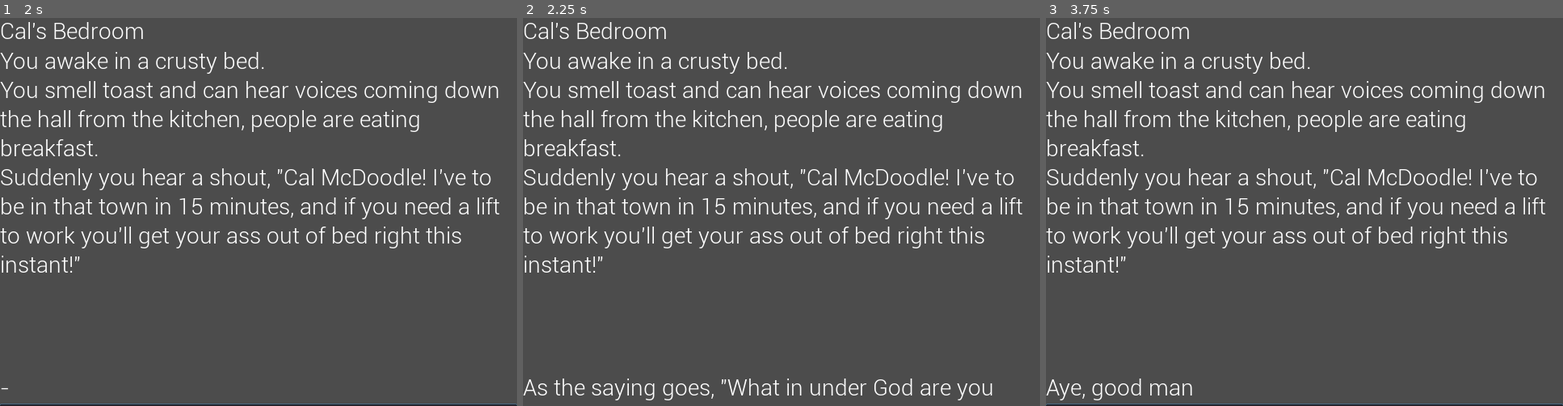
Above: before the commit, frames 1-3 (left to right).
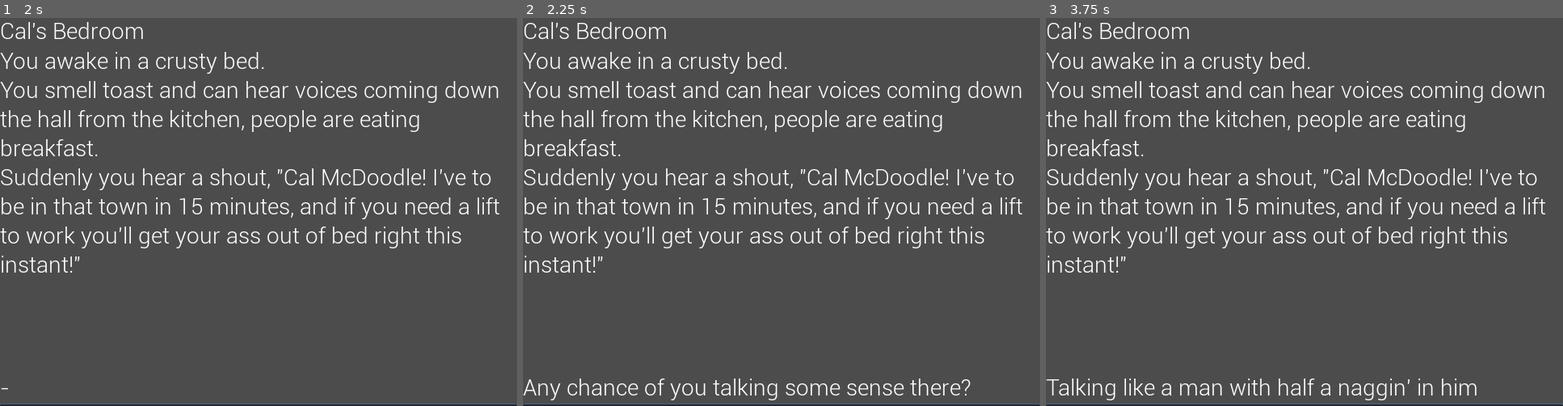
Above: after the commit, the same moments.

Repository: yipidee/calmcdoodle
Game: Godot game, scene res://UI.tscn
Same seed, same stepped clock (60 frames per second), same inputs: the game is played once before the commit and once after it.
Inputs:
- Up to frame 1 (2 s): tap Enter at 0.5 s; tap Space at 1.25 s
- Up to frame 2 (2.25 s): tap Enter at 2 s
- Up to frame 3 (3.75 s): tap Space at 2.75 s; tap Enter at 3.5 s

Frame 1 is identical in both runs. In frame 2, 2.1% of the frame differs, in the area x 0-100%, y 92-100%; in frame 3, 1.1%.

Commit message:
added MapMapper and Hall scene

Diff:
--- a/Interpreter.gd
+++ b/Interpreter.gd
@@ -7,7 +7,6 @@
 
 func parse_expression(text):
 	var input
-	var result
 	input = text.to_lower()
 	input = strip_punctuation(input)
 	return input
--- /dev/null
+++ b/MapMapper.gd
@@ -0,0 +1,12 @@
+extends Node
+
+const map = {
+			"0" : {"out_of_bed" : 3}
+			}
+
+func get_next_node(next_node_id, inventory):
+	if map.has(str(next_node_id)):
+		var key = map[str(next_node_id)].keys()[0]
+		if inventory.has(key):
+			return map[str(next_node_id)][key]
+	return next_node_id
--- a/Scene.gd
+++ /dev/null
@@ -1,65 +0,0 @@
-extends Node
-
-signal moved
-
-var interpreter = load("res://Interpreter.gd").new()
-
-var location
-var description
-var responses = {}
-var defaults = []
-var instructions = {}
-var prerequisites = {}
-var failed_prereq_responses = {}
-var state_changes = {}
-var movement = {}
-
-# The ready function loads required data from external source files
-func load_scene(id):
-	var filename = "res://scenes/scene" + str(id) + ".json"
-	var file = File.new()
-	file.open(filename, File.READ)
-	var text = file.get_as_text()
-	var data = parse_json(text)
-	location = data["location"]
-	description = data["description"]
-	responses = data["responses"]
-	instructions = data["instructions"]
-	prerequisites = data["prerequisites"]
-	failed_prereq_responses = data["failed_prereq_responses"]
-	state_changes = data["state_changes"]
-	movement = data["movement"]
-	defaults = data["defaults"]
-	file.close()
-
-# Step through game logic, return text for GUI
-func perform_interaction(input, inventory):
-	var parsed_input = interpreter.parse_expression(input)
-	var formatted_input = interpreter.format_input(parsed_input, instructions)
-	var response = update_scene(formatted_input, inventory)
-	return response
-
-func update_scene(input, inventory):
-	# Check if there are prerequisites
-	if prerequisites.has(input):
-		var meets_prereqs = true
-		var prereqs = prerequisites[input]
-		for prereq in prereqs:
-			meets_prereqs = meets_prereqs and inventory[prereq]
-		if not meets_prereqs:
-			return failed_prereq_responses[input][randi() % failed_prereq_responses[input].size()]
-	#check if affects inventory and update accordingly
-	if state_changes.has(input):
-		inventory[state_changes[input]] = true
-	#check for movement and change scene as appropriate
-	if movement.has(input):
-		emit_signal("moved", movement[input])
-	#return message to user
-	return get_response(input)
-
-
-# Gets the appropriate response for GUI
-func get_response(input):
-	if responses.has(input):
-		return responses[input]
-	return defaults[randi() % defaults.size()]
--- a/SceneLibrary.gd
+++ b/SceneLibrary.gd
@@ -2,9 +2,65 @@
 
 signal moved
 
-func load_scene(scene_id):
-	get_child(scene_id).load_scene(scene_id)
+var interpreter = load("res://Interpreter.gd").new()
 
-func _on_moved(next_scene_id):
-	print(next_scene_id)
-	emit_signal("moved", next_scene_id)
+var location
+var description
+var responses = {}
+var defaults = []
+var instructions = {}
+var prerequisites = {}
+var failed_prereq_responses = {}
+var state_changes = {}
+var movement = {}
+
+# The ready function loads required data from external source files
+func load_scene(id):
+	var filename = "res://scenes/scene" + str(id) + ".json"
+	var file = File.new()
+	file.open(filename, File.READ)
+	var text = file.get_as_text()
+	var data = parse_json(text)
+	location = data["location"]
+	description = data["description"]
+	responses = data["responses"]
+	instructions = data["instructions"]
+	prerequisites = data["prerequisites"]
+	failed_prereq_responses = data["failed_prereq_responses"]
+	state_changes = data["state_changes"]
+	movement = data["movement"]
+	defaults = data["defaults"]
+	file.close()
+
+# Step through game logic, return text for GUI
+func perform_interaction(input, inventory):
+	var parsed_input = interpreter.parse_expression(input)
+	var formatted_input = interpreter.format_input(parsed_input, instructions)
+	var response = update_scene(formatted_input, inventory)
+	return response
+
+func update_scene(input, inventory):
+	# Check if there are prerequisites
+	var response
+	if prerequisites.has(input):
+		var meets_prereqs = true
+		var prereqs = prerequisites[input]
+		for prereq in prereqs:
+			meets_prereqs = meets_prereqs and inventory[prereq]
+		if not meets_prereqs:
+			return failed_prereq_responses[input][randi() % failed_prereq_responses[input].size()]
+	#check if affects inventory and update accordingly
+	if state_changes.has(input):
+		inventory[state_changes[input]] = true
+	#check for movement and change scene as appropriate
+	response = get_response(input) #get the appropriate response before potential scene change
+	if movement.has(input):
+		emit_signal("moved", movement[input])
+	#return message to user
+	return response
+
+# Gets the appropriate response for GUI
+func get_response(input):
+	if responses.has(input):
+		return responses[input]
+	return defaults[randi() % defaults.size()]
--- a/SceneLibrary.tscn
+++ b/SceneLibrary.tscn
@@ -1,15 +1,6 @@
-[gd_scene load_steps=3 format=2]
+[gd_scene load_steps=2 format=2]
 
 [ext_resource path="res://SceneLibrary.gd" type="Script" id=1]
-[ext_resource path="res://Scene.gd" type="Script" id=2]
 
 [node name="SceneLibrary" type="Node"]
 script = ExtResource( 1 )
-
-[node name="Scene0" type="Node" parent="."]
-script = ExtResource( 2 )
-
-[node name="Scene1" type="Node" parent="."]
-script = ExtResource( 2 )
-[connection signal="moved" from="Scene0" to="." method="_on_moved"]
-[connection signal="moved" from="Scene1" to="." method="_on_moved"]
--- a/UI.gd
+++ b/UI.gd
@@ -1,27 +1,27 @@
 extends Node
 
 var curr_scene_id = 0
-onready var scenes = $SceneLibrary.get_children()
 
 func _ready():
 	randomize()
 	$VBoxContainer/Input.grab_focus()
-	print(curr_scene_id)
 	load_scene(curr_scene_id)
 
 
 func _on_Input_text_entered(new_text):
 	if not $VBoxContainer/Input.text.empty():
-		$VBoxContainer/Prompt.text = scenes[curr_scene_id].perform_interaction(new_text, $Inventory.inventory)
+		$VBoxContainer/Prompt.text = $SceneLibrary.perform_interaction(new_text, $Inventory.inventory)
 	$VBoxContainer/Input.clear()
 
 
 func _on_moved(next_scene_id):
-	load_scene(next_scene_id)
+	var next = $MapMapper.get_next_node(next_scene_id, $Inventory.inventory)
+	print(next)
+	load_scene(next)
 
 
 func load_scene(scene_id):
 	$SceneLibrary.load_scene(scene_id)
-	$VBoxContainer/Details.text = scenes[scene_id].description
-	$VBoxContainer/Location.text = scenes[scene_id].location
+	$VBoxContainer/Details.text = $SceneLibrary.description
+	$VBoxContainer/Location.text = $SceneLibrary.location
 	curr_scene_id = scene_id
--- a/UI.tscn
+++ b/UI.tscn
@@ -1,9 +1,10 @@
-[gd_scene load_steps=9 format=2]
+[gd_scene load_steps=10 format=2]
 
 [ext_resource path="res://UI.gd" type="Script" id=1]
 [ext_resource path="res://roboto/Roboto-Light.ttf" type="DynamicFontData" id=2]
 [ext_resource path="res://SceneLibrary.tscn" type="PackedScene" id=3]
 [ext_resource path="res://Inventory.tscn" type="PackedScene" id=4]
+[ext_resource path="res://MapMapper.gd" type="Script" id=5]
 
 [sub_resource type="DynamicFont" id=1]
 size = 28
@@ -64,5 +65,8 @@
 [node name="SceneLibrary" parent="." instance=ExtResource( 3 )]
 
 [node name="Inventory" parent="." instance=ExtResource( 4 )]
+
+[node name="MapMapper" type="Node" parent="."]
+script = ExtResource( 5 )
 [connection signal="text_entered" from="VBoxContainer/Input" to="." method="_on_Input_text_entered"]
 [connection signal="moved" from="SceneLibrary" to="." method="_on_moved"]
--- a/scenes/scene0.json
+++ b/scenes/scene0.json
@@ -13,30 +13,34 @@
 "instructions" :
 	{
 	"look" : ["look","gander","eye","sweep"] ,
-	"get" : ["get","arise","wake"] ,
-	"up" : ["up","out","arise","wake"] ,
+	"get" : ["get","arise","wake","rise"] ,
+	"up" : ["up","out","arise","wake","rise"] ,
 	"dress" : ["dress","clothes","wear"] ,
 	"playstation" : ["playstation","game"] ,
 	"chair" : ["armchair", "chair", "seat", "sit"] ,
-	"E" : ["east","right","r","hall","kitchen"]
+	"E" : ["east","e","right","r","hall","kitchen"]
 	} ,
 "prerequisites" :
 	{
-	"dress" : ["out_of_bed"]
+	"dress" : ["out_of_bed"] ,
+	"E" : ["dressed"]
 	} ,
 "failed_prereq_responses" :
 	{
 	"dress" : ["And how, may I ask, are you going to get dessed in bed?",
 		   "There's an order to things in life, you know?",
-		   "The clothes going to come get into the bed with you?"]
+		   "The clothes going to come get into the bed with you?"] ,
+	"E" : ["And you buck naked?!",
+	       "In the nip? You're going to walk out into the hall bollock naked?"]
 	} ,
 "state_changes" :
 	{
-	"getup" : "out_of_bed"
+	"getup" : "out_of_bed" ,
+	"dress" : "dressed"
 	} ,
 "movement" :
 	{
-	"N" : 1
+	"E" : 1
 	} ,
 "defaults" :
 	["Talking like a man with half a naggin' in him",
--- /dev/null
+++ b/scenes/scene1.json
@@ -0,0 +1,41 @@
+{
+"location" : "Hall" ,
+"description" : "Emerging into the hall the voices come clearer, it's your family laughing and joking in the kitchen. Parents and all 4 siblings laughing in unison at something that was apparently hilarious. You can't really make it out, but you catch what you think is the tail end of the story repeated, \"..Peo, I swear to God, and he picked it himself\"\nYou're alone in the hallway, door to the kitchen in front, bedroom to your left. Your 15 minutes are running out, might need to get a move on" ,
+"responses" :
+	{
+	"look" : "Looks to have been tidied recently, nothing of note to see" ,
+	"listen" : "Just laughs, snickers, the odd \"oh dear me!\"" ,
+	"parent" : "Yeah, you know, ma and da, John and Fiona" ,
+	"sibling" : "Yep, Conrad, Rodrick, Siobhan and Maria" ,
+	"N" : "-" ,
+	"W" : "-"
+	} ,
+"instructions" :
+	{
+	"look" : ["look","gander","eye","sweep"] ,
+	"listen" : ["listen","hear","ear"] ,
+	"parent" : ["parent","parents","ma","da","aul pair"] ,
+	"sibling" : ["sibling","brother","sister","brothers", "sisters"] ,
+	"N" : ["north","up","n","straight","kitchen"] ,
+	"W" : ["w","west","left","l","straight","kitchen"]
+	} ,
+"prerequisites" :
+	{
+	} ,
+"failed_prereq_responses" :
+	{
+	} ,
+"state_changes" :
+	{
+	} ,
+"movement" :
+	{
+	"W" : 0 ,
+	"N" : 2
+	} ,
+"defaults" :
+	["Talking like a man with half a naggin' in him",
+	 "Aye, good man",
+	 "Any chance of you talking some sense there?",
+	 "As the saying goes, \"What in under God are you blatherin on about?\""]
+}
